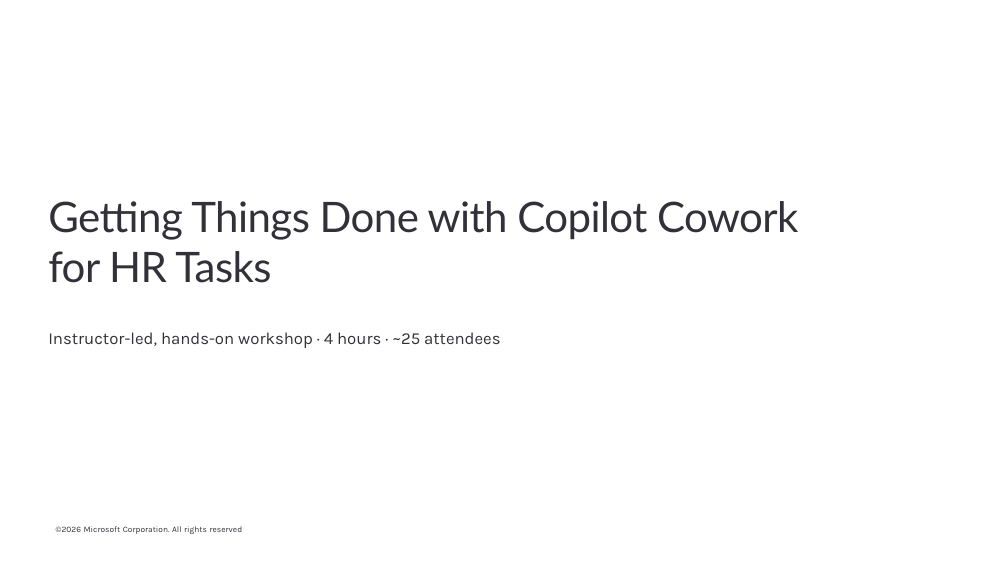
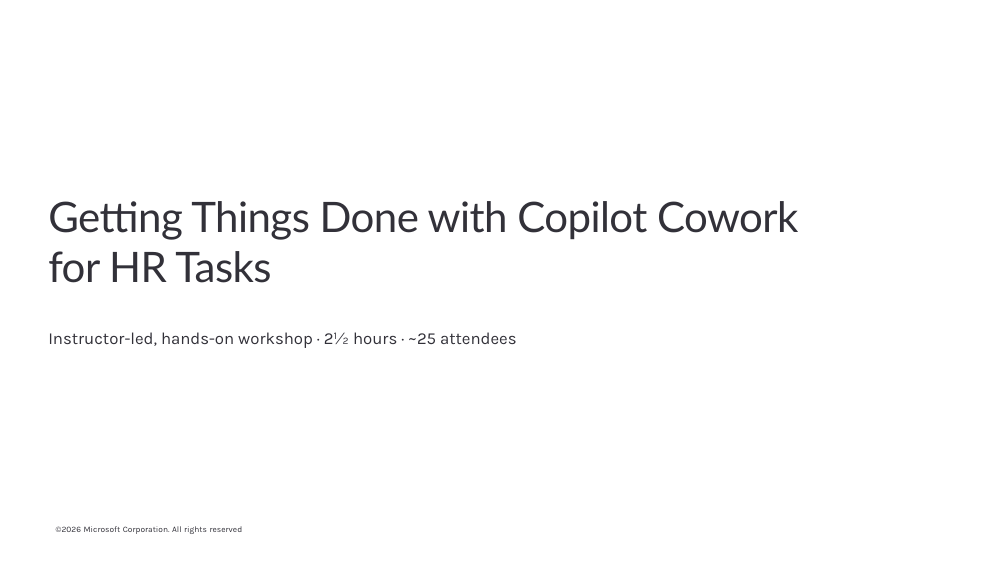
Before and after one commit to ragage/ai_hr_cowork_workshop, a slide deck: slide 1 of instructor/instructor-deck.pptx. Drawn at 1008x567 pixels with LibreOffice and Linux fonts; fonts in the diff are those of the drawing; background and template pictures are left out. Boxes give left, top, right and bottom in pixels: in the first picture for what was removed or moved away, otherwise in the second. Text is boxed around its words. In the diff, an @@ line names an element or a change of style, - is before the commit and + after.

```diff
--- a/instructor/instructor-deck.pptx
+++ b/instructor/instructor-deck.pptx
@@ text at [48, 332, 516, 348]: text changed @@
-Instructor-led, hands-on workshop · 4 hours · ~25 attendees
+Instructor-led, hands-on workshop · 2½ hours · ~25 attendees
```
Also in this commit, not shown: 27 other slides changed, 2 slides removed, 33 other files.
